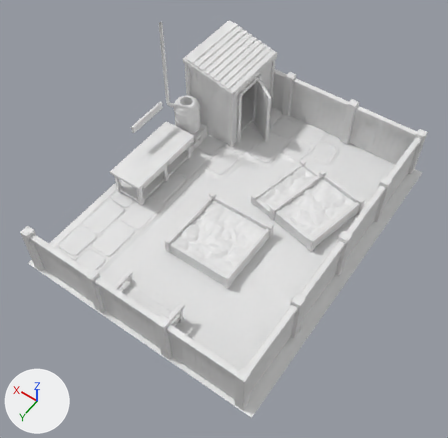
The FBX model Assets/Prefabs/Kitchen/Garden.fbx, before and after one commit.
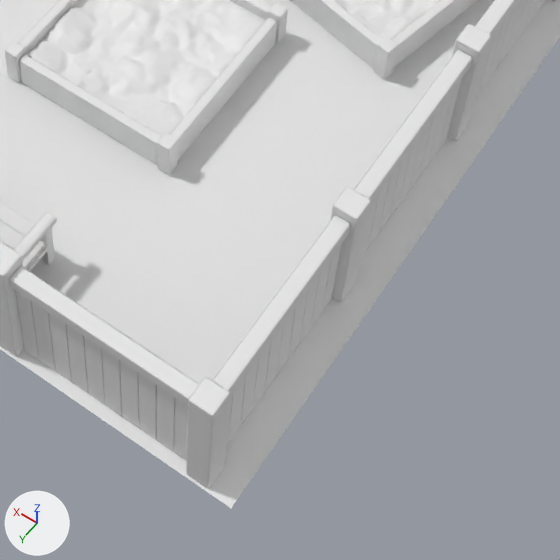
The first picture shows the older version from a 50 mm lens placed at (-20.0, 14.7, 27.1), pointed at (-8.8, -1.1, 2.4). The close-ups show the older and then the newer version on the part from 36% to 85% of the width and 51% to 100% of the height of that picture. Only the edits that show in the close-ups are written down. Arrows for +X, +Y and +Z are at lower left; the lights stay in place. Where no turn or scale is listed for an object, it has been applied to the vertices.
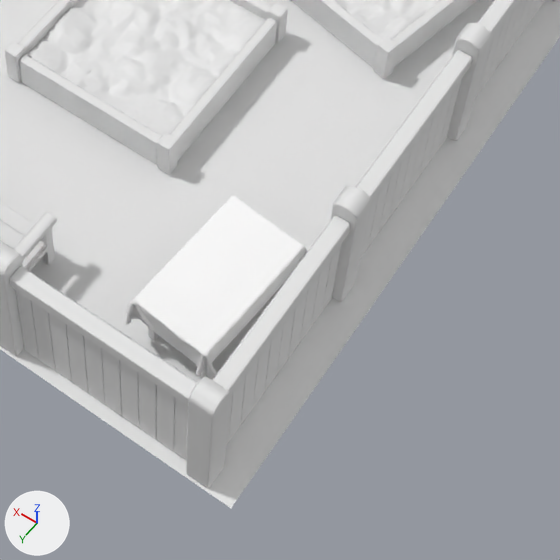
Changed parts and their boxes [x1, y1, x2, y2] in the close-ups (560 x 560 px):
'exported.003', added
    after: [125, 196, 308, 378]
'Cube.138', added (mostly hidden)
    after: [148, 279, 287, 378]

What changed in the scene script:
```text
Add mat_fabric:
    mat_fabric = principled_material('Fabric')
    mat_fabric.base_color = (1.0, 1.0, 1.0)  # white #ffffff
    mat_fabric.roughness = 0.83
Add me_cube_252:
    me_cube_252.from_pydata(...)  # 384 vertices, 392 faces; spans x -0.28..1.26, y -2.42..0.09, z -1.17..0.25
    me_cube_252.materials.append(mat_clay)  # white #e7e7e7
Add me_exported_005:
    me_exported_005.from_pydata(...)  # 5430 vertices, 10114 faces; spans x -4.55..-2.29, y -1.18..2.1, z 0.34..1.28
    me_exported_005.materials.append(mat_fabric)  # white #ffffff
Add ob_cube_138:
    ob_cube_138 = bpy.data.objects.new('Cube.138', me_cube_252)
    ob_cube_138.location = (-13.41, 4.01, 1.12)
Add ob_exported_003:
    ob_exported_003 = bpy.data.objects.new('exported.003', me_exported_005)
    ob_exported_003.location = (-9.5, 2.38, 0.22)
```
